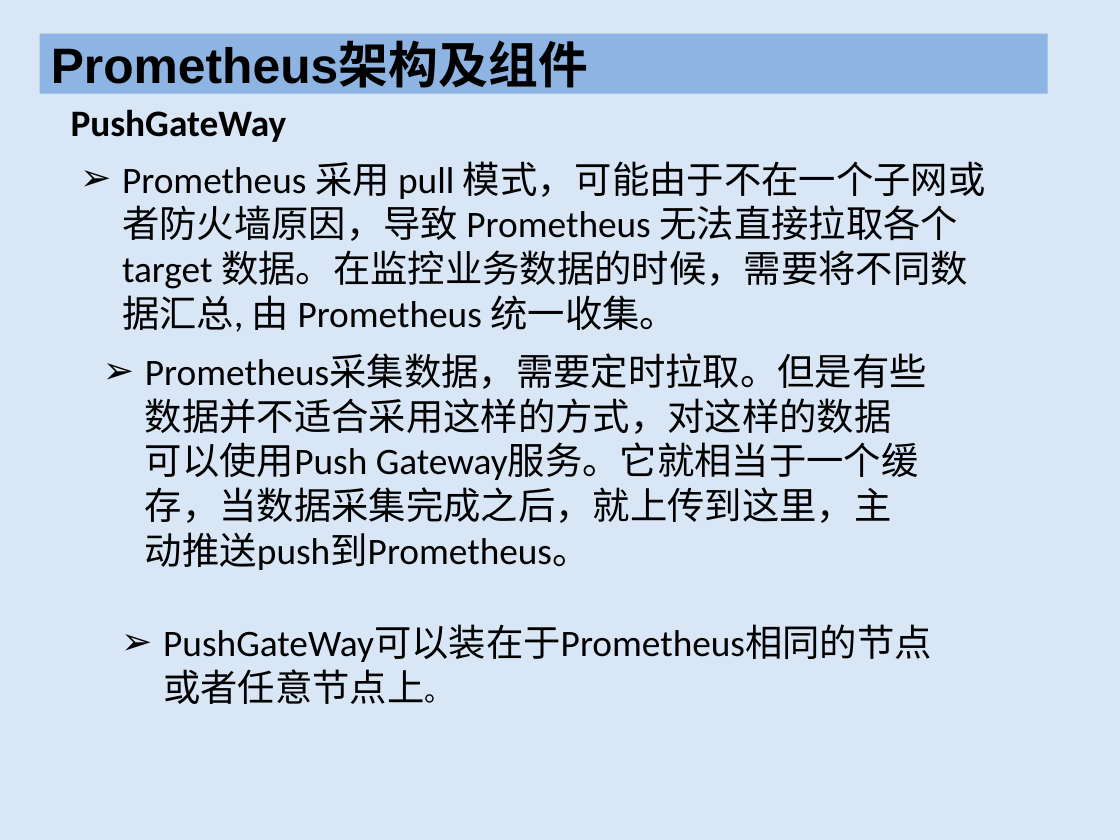
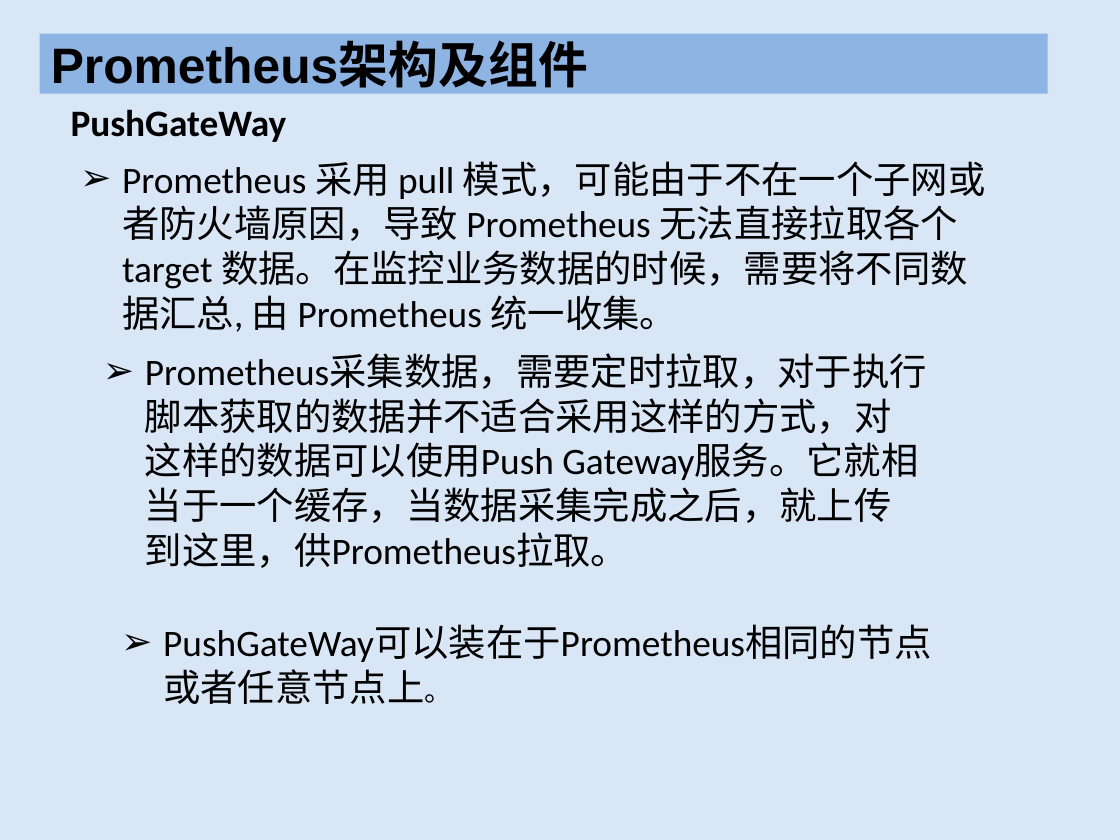
Before and after one commit to XianHuaEmma/test, a slide deck: slide 7 of Prometheus知识/Prometheus.pptx. Drawn at 1120x840 pixels with LibreOffice and Linux fonts; fonts in the diff are those of the drawing. Boxes give left, top, right and bottom in pixels: in the first picture for what was removed or moved away, otherwise in the second. Text is boxed around its words. In the diff, an @@ line names an element or a change of style, - is before the commit and + after.

```diff
--- a/Prometheus知识/Prometheus.pptx
+++ b/Prometheus知识/Prometheus.pptx
@@ text at (145,354,927,568): text changed @@
-➢ Prometheus采集数据，需要定时拉取。但是有些数据并不适合采用这样的方式，对这样的数据可以使用Push Gateway服务。它就相当于一个缓存，当数据采集完成之后，就上传到这里，主动推送push到Prometheus。
+➢ Prometheus采集数据，需要定时拉取，对于执行脚本获取的数据并不适合采用这样的方式，对这样的数据可以使用Push Gateway服务。它就相当于一个缓存，当数据采集完成之后，就上传到这里，供Prometheus拉取。
```
Also in this commit, not shown: 2 other slides changed, 1 slide added, 6 other files.
